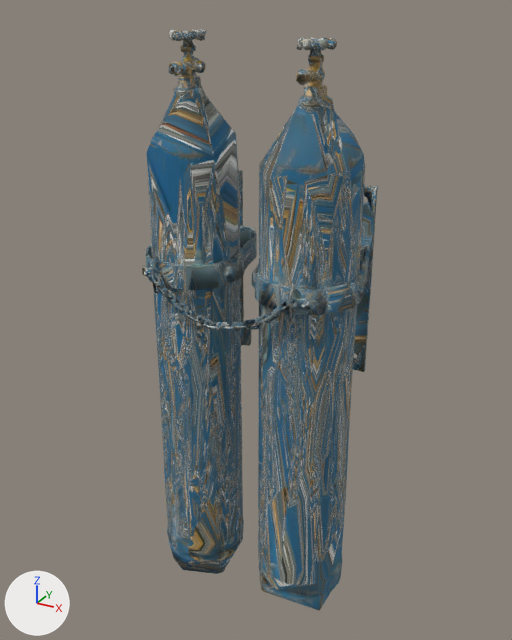
The glTF model public/assets/models/oxygen_bottles.glb: old version first, new version second.
Both versions are drawn from a 50 mm lens placed at (0.866, -1.59, 1.646), pointed at (-0.016, 0.014, 0.844). Lighting does not change. The marker at lower left points along +X, +Y and +Z. The older version comes first.

Names of what the first picture shows: 'oxygen_bottles'.
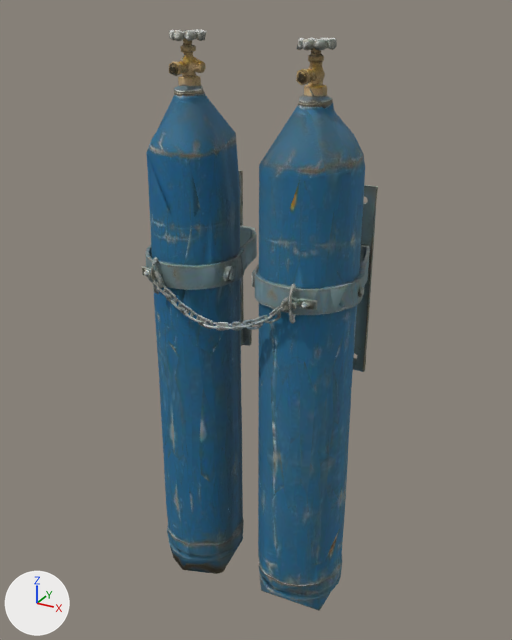
The change, as a list of edits to the scene's bpy script:
```text
Change me_oxygen_bottles:
    used by ob_oxygen_bottles; location = (0.0, 0.0, 0.8); scale = (0.8, 0.8, 0.8)
    remove me_oxygen_bottles.from_pydata(...)  # 3252 vertices, 6808 faces; spans x -0.4..0.4, y -0.29..0.29, z -1.0..1.0
    add me_oxygen_bottles.from_pydata(...)  # 6335 vertices, 12846 faces; spans x -0.4..0.4, y -0.29..0.29, z -1.0..1.0
    me_oxygen_bottles part 1: 234 vertices moved within x -0.36..0.37, y -0.29..0.29, z -0.19..1.0; 3 vertices removed from x -0.07..0.22, y -0.27..-0.05, z 0.17..0.95; 3062 vertices added at x -0.39..0.4, y -0.29..0.29, z -0.2..1.0
    me_oxygen_bottles part 2: 2 vertices moved within x -0.34..-0.31, y -0.18..0.04, z -0.89; 1 vertex removed from x -0.32, y -0.18, z -0.89; 25 vertices added at x -0.36..0.35, y -0.22..0.08, z -0.91..-0.83
    me_oxygen_bottles part 3: 2260 kept faces spanning x -0.39..0.4, y -0.29..0.29, z -1.0..1.0 get new texture (UV) coordinates
```

Boxes (x1, y1, x2, y2) around the edits, measured in the pictures (512 x 640 px):
'oxygen_bottles', reshaped: before (142, 30, 378, 611); after (142, 29, 378, 611)
part 1 of me_oxygen_bottles, reshaped: before (144, 30, 370, 365); after (142, 29, 378, 383)
part 2 of me_oxygen_bottles, cut back: before (167, 531, 174, 548); after (165, 486, 335, 600)
part 3 of me_oxygen_bottles, surface changed: (147, 31, 377, 609) in both
